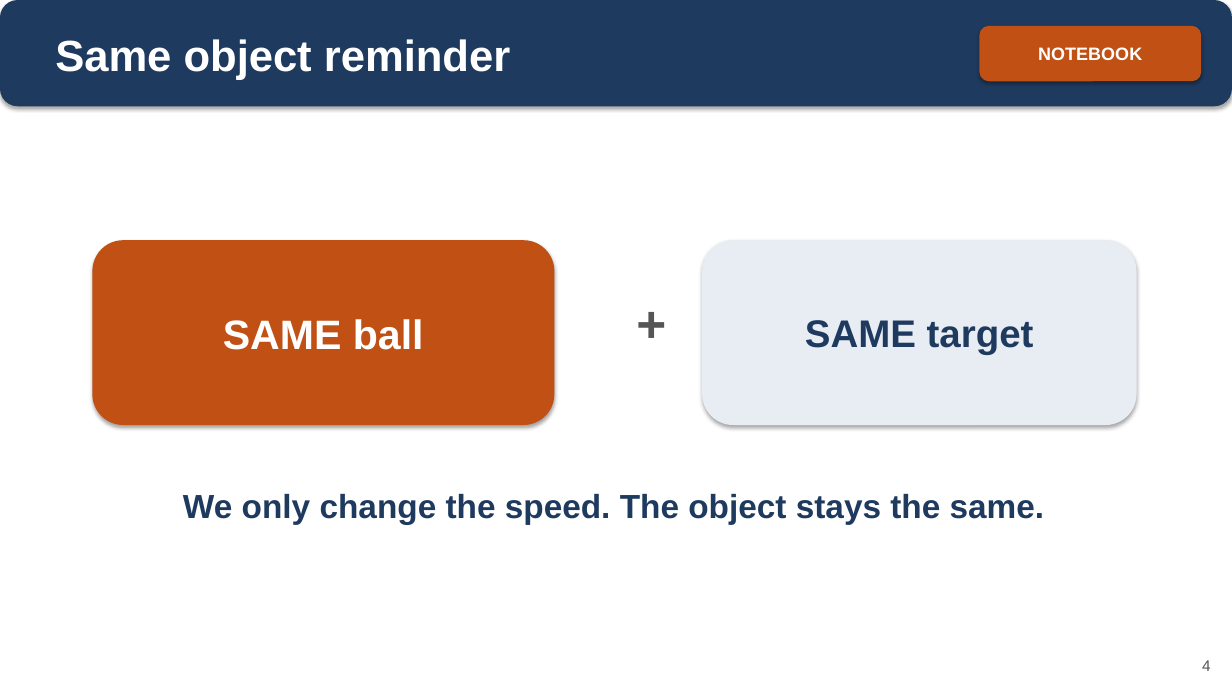
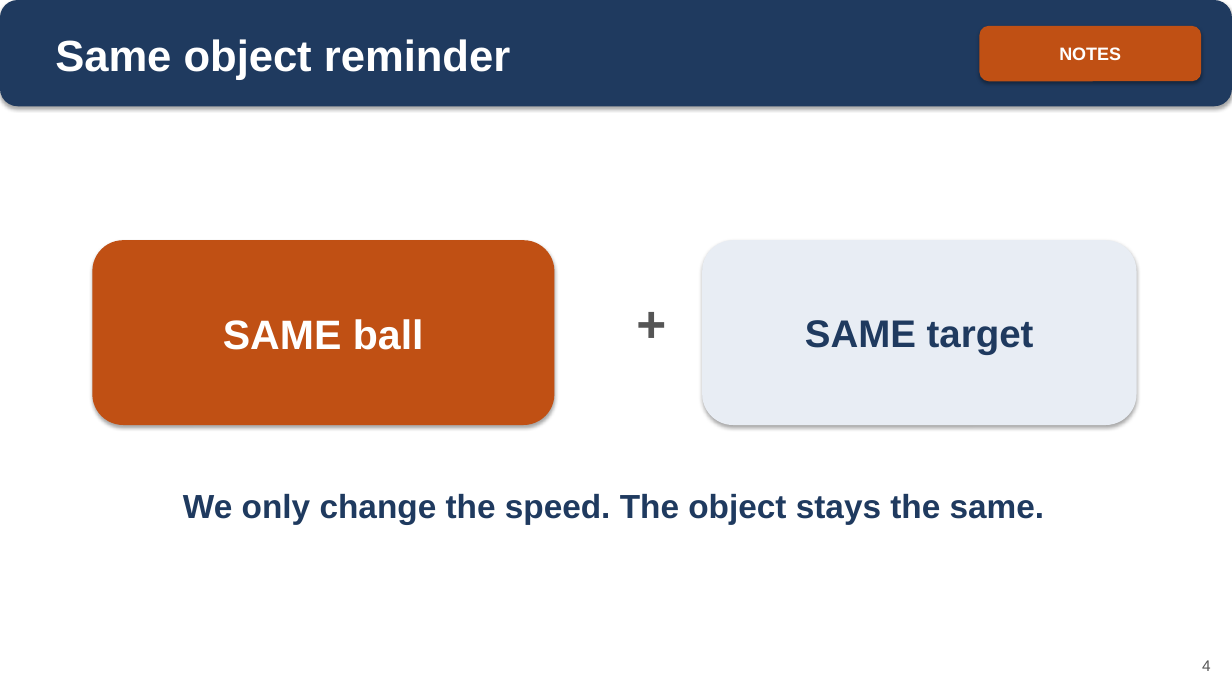
Before and after one commit to owenreagan-cyber/grade-4-energy-transfer-transformation, a slide deck: slide 4 of production/slides/03-ch3-energy-speed-slides.pptx. Drawn at 1232x693 pixels with LibreOffice and Linux fonts; fonts in the diff are those of the drawing. Boxes give left, top, right and bottom in pixels: in the first picture for what was removed or moved away, otherwise in the second. Text is boxed around its words. In the diff, an @@ line names an element or a change of style, - is before the commit and + after.

```diff
--- a/production/slides/03-ch3-energy-speed-slides.pptx
+++ b/production/slides/03-ch3-energy-speed-slides.pptx
@@ text in rounded rectangle at box(1059, 47, 1121, 60): text changed @@
-NOTEBOOK
+NOTES
```
Also in this commit, not shown: 2 other slides changed, 4 other files.
